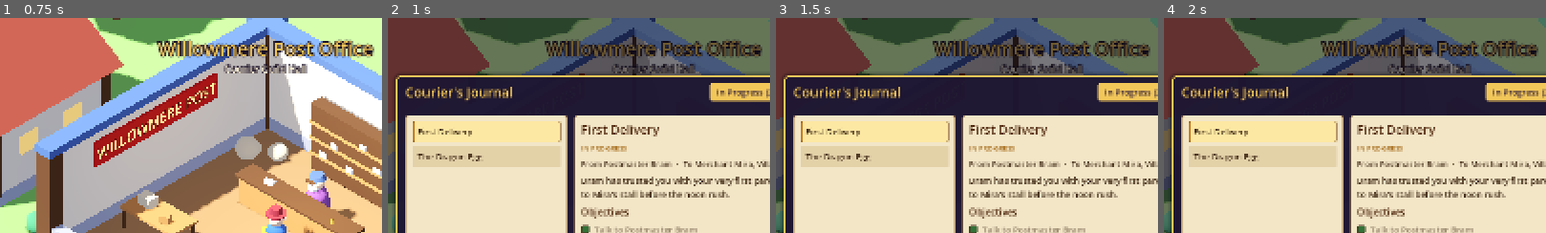
Above: before the commit, frames 1-4 (left to right).
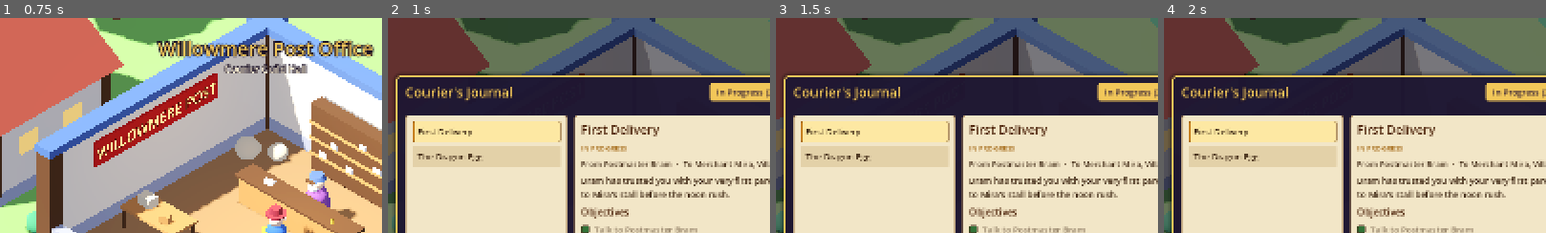
Above: after the commit, the same moments.

Repository: teefsteefsteefsteeg/courier
Game: Godot game, scene res://scenes/levels/village.tscn
Two runs of this game, one before a commit and one after it. Both use one fixed random seed, a clock stepped at 60 frames per second and the inputs below.
Inputs (mouse positions are % of the whole screen's width and height, from its top left):
- Up to frame 1 (0.75 s): tap Enter (ui_accept) at 0.5 s; move the mouse to (72, 45) at 0.52 s; hold D (move_right) from 0.53 s (still down); hold E (interact) from 0.53 s (still down); click (72, 45) at 0.67 s
- Up to frame 2 (1 s): keep holding D (move_right); keep holding E (interact); tap Enter (ui_accept) at 0.77 s; tap J (toggle_journal) at 0.8 s
- Up to frame 3 (1.5 s): release D (move_right) at 1.25 s; release E (interact) at 1.25 s; drag from (30, 55) to (45, 70) at 1.27 s
- Up to frame 4 (2 s): no input
The pictures show only the part of the screen within x 15-65%, y 0-50%; the shares and areas given below are measured in that part.

Frame 1 is identical in both runs. In frame 2, 3.6% of the frame differs, in the area x 41-98%, y 9-26%; in frame 3, 3.6%; in frame 4, 3.6%.

Commit message:
Hide journal HUD overlays

Diff:
--- a/scripts/ui/interaction_prompt.gd
+++ b/scripts/ui/interaction_prompt.gd
@@ -1,7 +1,8 @@
 class_name InteractionPrompt
 extends CanvasLayer
 ## Shows "[E] Talk to X" while the player's InteractionDetector has a focus.
-## Other UI (e.g. the dialogue box) can suppress it while it owns the screen.
+## Other UI (e.g. the dialogue box) can suppress it while it owns the screen; the
+## open quest journal hides the whole layer.
 
 @export var detector: InteractionDetector
 @export var action: StringName = &"interact"
@@ -15,6 +16,7 @@
 
 func _ready() -> void:
 	panel.visible = false
+	add_to_group(QuestJournal.HIDDEN_WHILE_OPEN_GROUP)
 	if detector != null:
 		detector.focus_changed.connect(_on_focus_changed)
 
--- a/scripts/ui/journal/quest_journal.gd
+++ b/scripts/ui/journal/quest_journal.gd
@@ -7,6 +7,8 @@
 ## Data comes from JournalData: the gameplay QuestManager when one is in the
 ## scene, otherwise optional preview entries. While open, the player's input is
 ## paused and the journal joins the "ui_modal" group so other UI ignores input.
+## HUD layers in the "hidden_by_journal" group (interaction prompt, location
+## banner) are hidden while open and restored to their prior visibility on close.
 
 signal opened
 signal closed
@@ -15,6 +17,7 @@
 enum Tab { IN_PROGRESS, ARCHIVE }
 
 const MODAL_GROUP := &"ui_modal"
+const HIDDEN_WHILE_OPEN_GROUP := &"hidden_by_journal"
 const WATCHED_SIGNALS: Array[StringName] = [&"quest_state_changed", &"objective_progressed", &"objective_completed", &"quest_failed"]
 const STATUS_TEXT := {
 	JournalData.STATUS_ACTIVE: "In progress",
@@ -57,6 +60,8 @@
 var _manager: Node = null
 var _player_input_was_enabled: bool = true
 var _refresh_queued: bool = false
+## Instance id -> visibility before open() hid it.
+var _hidden_hud: Dictionary[int, bool] = {}
 var _tab_group := ButtonGroup.new()
 var _entry_group := ButtonGroup.new()
 
@@ -103,6 +108,7 @@
 	if player != null:
 		_player_input_was_enabled = player.input_enabled
 		player.input_enabled = false
+	_hide_hud()
 	_focus_selected()
 	opened.emit()
 
@@ -115,6 +121,7 @@
 	remove_from_group(MODAL_GROUP)
 	if player != null:
 		player.input_enabled = _player_input_was_enabled
+	_restore_hud()
 	closed.emit()
 
 
@@ -283,6 +290,22 @@
 	tab_active.grab_focus()
 
 
+func _hide_hud() -> void:
+	_hidden_hud.clear()
+	for node in get_tree().get_nodes_in_group(HIDDEN_WHILE_OPEN_GROUP):
+		if node is CanvasLayer or node is CanvasItem:
+			_hidden_hud[node.get_instance_id()] = node.get(&"visible")
+			node.set(&"visible", false)
+
+
+func _restore_hud() -> void:
+	for id in _hidden_hud:
+		var node := instance_from_id(id)
+		if node != null:
+			node.set(&"visible", _hidden_hud[id])
+	_hidden_hud.clear()
+
+
 func _npc_name(npc_id: StringName) -> String:
 	return JournalData.npc_display_name(get_tree(), npc_id)
 
--- a/scripts/ui/location_banner.gd
+++ b/scripts/ui/location_banner.gd
@@ -2,7 +2,8 @@
 extends CanvasLayer
 ## Announces the player's current LocationZone ("Willowmere Post Office") with a
 ## fade in / hold / fade out at the top of the screen. When zones overlap, the
-## highest-priority one the player is inside is the current location.
+## highest-priority one the player is inside is the current location. The open
+## quest journal hides the whole layer.
 
 signal location_changed(zone: LocationZone)
 
@@ -21,6 +22,7 @@
 
 func _ready() -> void:
 	banner.modulate.a = 0.0
+	add_to_group(QuestJournal.HIDDEN_WHILE_OPEN_GROUP)
 	get_tree().node_added.connect(_on_node_added)
 	for zone in get_tree().get_nodes_in_group(LocationZone.GROUP):
 		_watch(zone as LocationZone)
--- a/tests/world_ui_tests.gd
+++ b/tests/world_ui_tests.gd
@@ -54,6 +54,7 @@
 	await _test_scripted_dialogue()
 	await _test_journal_preview()
 	await _test_journal_blocks_other_input()
+	await _test_journal_hides_hud()
 	await _test_journal_quest_manager_adapter()
 
 	print("\n=== World/UI tests: %d passed, %d failed ===" % [_passes, _failures])
@@ -348,6 +349,50 @@
 	_press(&"ui_accept")
 	await _frames(2)
 	_check(not dialogue.is_open(), "dialogue responds again once the journal closes")
+
+
+func _test_journal_hides_hud() -> void:
+	print("[Quest journal: hides prompt and banner]")
+	var bram := level.get_node("NPCs/PostmasterBram") as NPC
+	_reset_player(Vector3(-15, 0, -6.8))
+	await _frames(6)
+	banner.show_location("Willowmere Post Office")
+	await create_timer(banner.fade_in_time + 0.1).timeout
+	_check(prompt.visible and prompt.panel.visible and banner.visible and banner.banner.modulate.a > 0.5,
+			"prompt and banner on screen before opening the journal")
+
+	_press(&"toggle_journal")
+	await _frames(2)
+	_check(journal.is_open() and not prompt.visible and not banner.visible, "open journal hides the prompt and banner layers")
+	_check(prompt.panel.visible, "prompt keeps its own state while hidden")
+	_press(&"toggle_journal")
+	await _frames(2)
+	_check(not journal.is_open() and prompt.visible and banner.visible, "closing the journal restores the prompt and banner")
+	_check(prompt.panel.visible and player.input_enabled, "prompt shown again and player input restored")
+
+	banner.visible = false
+	journal.open()
+	_check(not prompt.visible and not banner.visible, "both hidden while open")
+	journal.close()
+	_check(prompt.visible and not banner.visible, "a layer hidden before opening stays hidden after closing")
+	banner.visible = true
+
+	var before := bram.interaction_count
+	_press(&"interact")
+	await _frames(2)
+	_check(dialogue.is_open() and bram.interaction_count == before + 1 and not prompt.panel.visible, "dialogue opens and suppresses the prompt")
+	journal.open()
+	_check(not prompt.visible and not banner.visible, "journal over dialogue hides the HUD")
+	_press(&"interact")
+	await _frames(2)
+	_check(bram.interaction_count == before + 1 and dialogue.is_open(), "interact is ignored while the journal is open")
+	_press(&"ui_cancel")
+	await _frames(2)
+	_check(not journal.is_open() and dialogue.is_open(), "Escape closes only the journal")
+	_check(prompt.visible and not prompt.panel.visible, "prompt layer restored but still suppressed by dialogue")
+	_press(&"ui_cancel")
+	await _frames(2)
+	_check(not dialogue.is_open() and prompt.panel.visible, "closing the dialogue brings the prompt back")
 
 
 func _test_journal_quest_manager_adapter() -> void:
Not shown, changed: DEVELOPMENT_LOG.md
Not shown, changed: TODO.md
